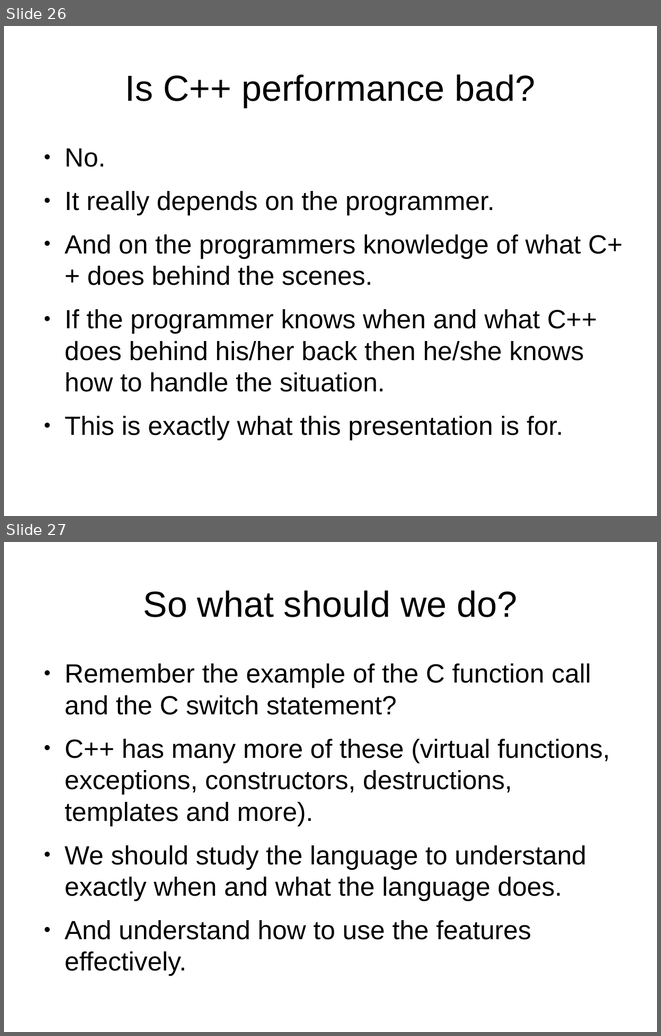
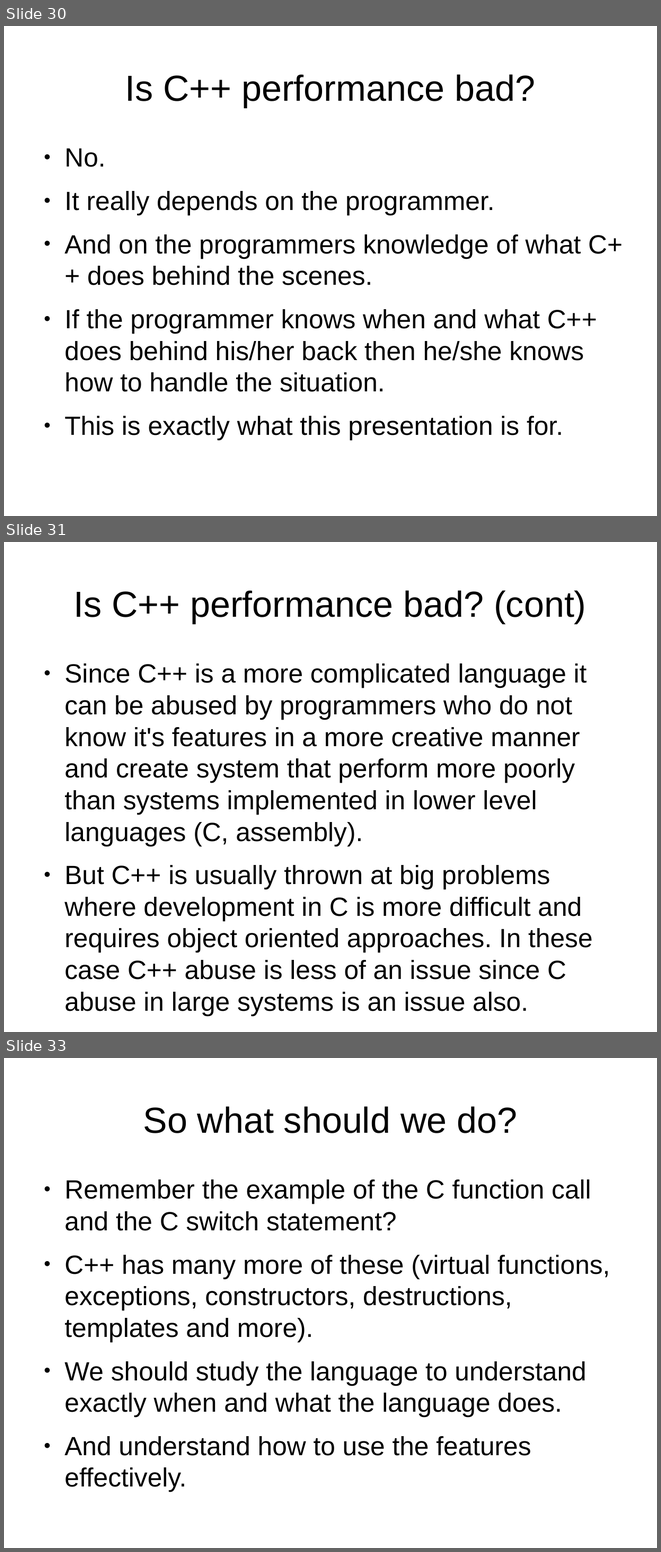
Before and after one commit to veltzer/demos, a slide deck: cpp/multi_core/effective_cplusplus.odp. Shown one above the other, each under a label of ours: slides 26 and 27 before the commit, slides 30, 31 and 33 after it; the slides between them are not shown. The pictures are 661x1036 and 661x1552 pixels, drawn with LibreOffice and Linux fonts; fonts in the diff are those of the drawing. Boxes give left, top, right and bottom in pixels: in the first picture for what was removed or moved away, otherwise in the second. Text is boxed around its words. In the diff, an @@ line names an element or a change of style, - is before the commit and + after.

```diff
--- a/cpp/multi_core/effective_cplusplus.odp
+++ b/cpp/multi_core/effective_cplusplus.odp
@@ slide 31 added at box(4, 542, 657, 1032), background #FFFFFF @@
@@ title added at box(74, 590, 586, 623), 44 pt, text #000000 @@
+Is C++ performance bad? (cont)
@@ text added at box(64, 663, 592, 979), 32 pt, text #000000 @@
+● Since C++ is a more complicated language it can be abused by programmers who do not know it's features in a more creative manner and create system that perform more poorly than systems implemented in lower level languages (C, assembly).
+● But C++ is usually thrown at big problems where development in C is more difficult and requires object oriented approaches. In these case C++ abuse is less of an issue since C abuse in large systems is an issue also.
@@ what was slide 26 is now slide 30 @@
@@ what was slide 27 is now slide 33 @@
```
Also in this commit, not shown: 7 slides changed, 30 other slides added, 3 other files.
